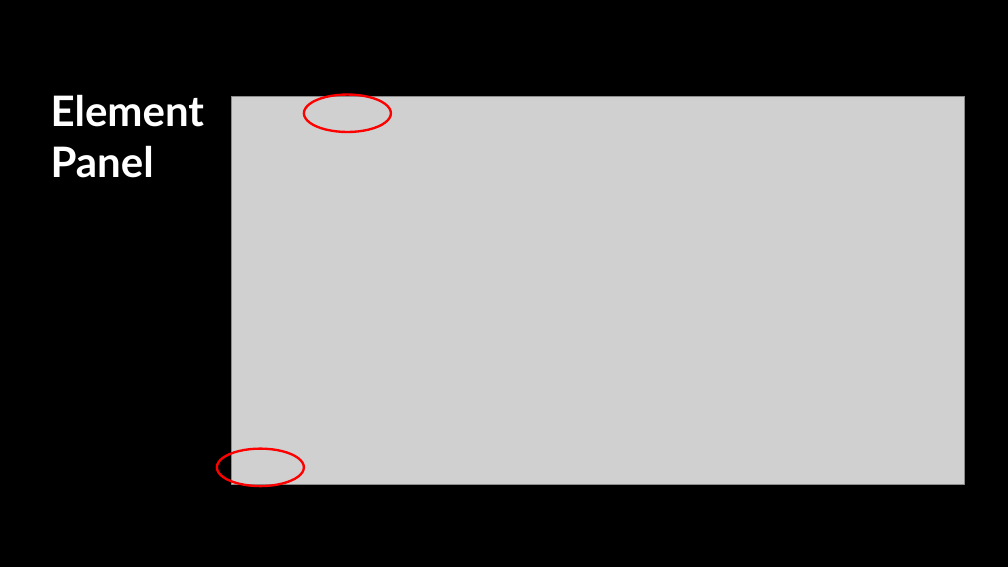
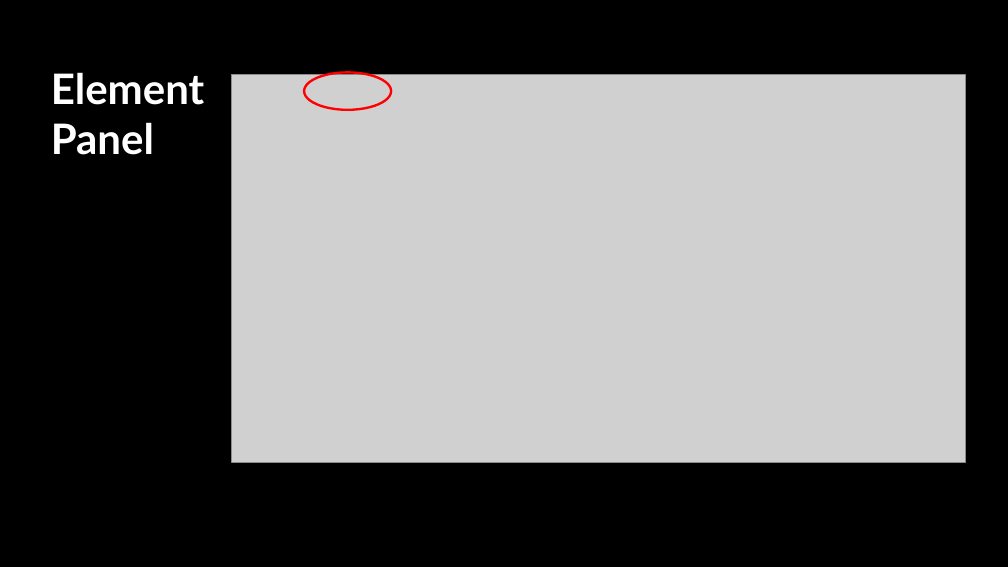
Before and after one commit to JakobieBrown/ChromeDevToolsWorkshop, a slide deck: slide 7 of ChromeDevToolsPresentation.pptx. Drawn at 1008x567 pixels with LibreOffice and Linux fonts; fonts in the diff are those of the drawing; grey boxes stand for pictures; background and template pictures are left out. Boxes give left, top, right and bottom in pixels: in the first picture for what was removed or moved away, otherwise in the second. Text is boxed around its words. In the diff, an @@ line names an element or a change of style, - is before the commit and + after.

```diff
--- a/ChromeDevToolsPresentation.pptx
+++ b/ChromeDevToolsPresentation.pptx
@@ 1 ellipse, 1 text, 1 picture: place and size @@
-1 ellipse, 1 text, 1 picture at box(51, 94, 965, 484)
+1 ellipse, 1 text, 1 picture at box(51, 72, 965, 462)
@@ ellipse removed at box(217, 448, 304, 486) @@
```
Also in this commit, not shown: 6 other slides changed.
